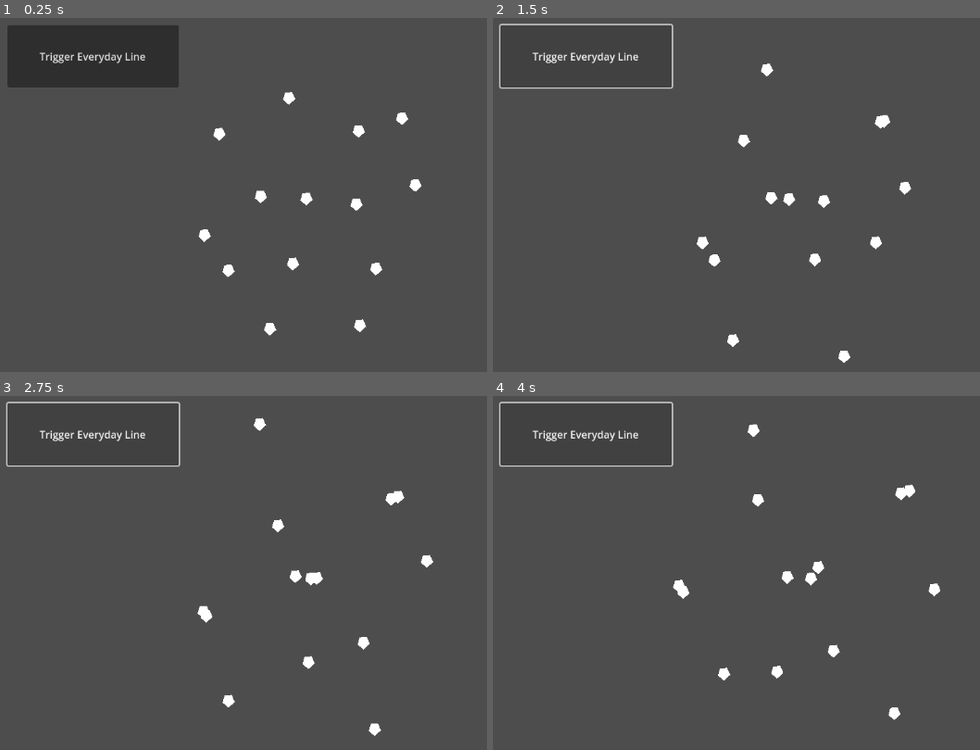
Above: before the commit, frames 1-4 (two rows, left to right).
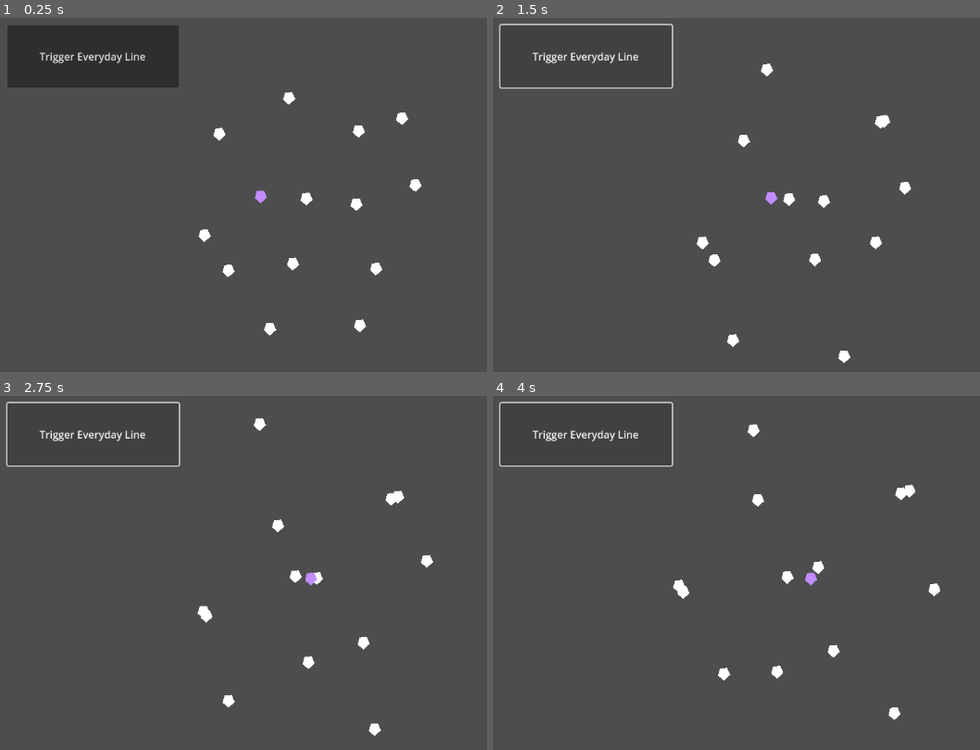
Above: after the commit, the same moments.

Repository: patator62180/Expelemalum
Game: Godot game, scene res://modules/world/world.tscn
Same seed, same stepped clock (60 frames per second), same inputs: the game is played once before the commit and once after it.
Inputs:
- Up to frame 1 (0.25 s): no input
- Up to frame 2 (1.5 s): click "Trigger Everyday Line" at 0.5 s; tap Enter at 1.25 s; hold Right (right) from 1.28 s (still down); tap Space (activate) at 1.35 s
- Up to frame 3 (2.75 s): release Right (right) at 2.03 s; hold Down (down) from 2.03 s (still down); tap Space (activate) at 2.1 s
- Up to frame 4 (4 s): release Down (down) at 2.78 s; hold Right (right) 2.78-3.53 s; tap Space (activate) at 2.85, 3.6 s; hold Up (up) from 3.53 s (still down)

The runs differ from the first frame. In frame 1, less than 0.1% of the frame differs, in the area x 52-55%, y 48-53%; in frame 2, less than 0.1%; in frame 3, less than 0.1%; in frame 4, less than 0.1%, in the area x 64-67%, y 49-54%.

Commit message:
curse control

Diff:
--- a/modules/curse/curse.gd
+++ b/modules/curse/curse.gd
@@ -1,12 +1,64 @@
+@tool
 extends Node2D
 
-# Called when the node enters the scene tree for the first time.
+@export_node_path("Node2D") var INITIALLY_CURSED_CHARACTER : NodePath
+var cursed_character : Node2D = null
+
+@export var JUMP_RANGE : float:
+	get:
+		return JUMP_RANGE
+	set(value):
+		JUMP_RANGE = value
+		if Engine.is_editor_hint():
+			$Area2DUp/CollisionPolygon2D.polygon = [Vector2.ZERO, Vector2(-JUMP_RANGE, -JUMP_RANGE), Vector2(JUMP_RANGE, -JUMP_RANGE)]
+			$Area2DDown/CollisionPolygon2D.polygon = [Vector2.ZERO, Vector2(JUMP_RANGE, JUMP_RANGE), Vector2(-JUMP_RANGE, JUMP_RANGE)]
+			$Area2DLeft/CollisionPolygon2D.polygon = [Vector2.ZERO, Vector2(-JUMP_RANGE, -JUMP_RANGE), Vector2(-JUMP_RANGE, JUMP_RANGE)]
+			$Area2DRight/CollisionPolygon2D.polygon = [Vector2.ZERO, Vector2(JUMP_RANGE, JUMP_RANGE), Vector2(JUMP_RANGE, -JUMP_RANGE)]
+
+# internal
+
+func _ready():
+	cursed_character = get_node(INITIALLY_CURSED_CHARACTER)
+
+func _process(delta : float):
+	if not Engine.is_editor_hint():
+		global_position = cursed_character.global_position
+
 func _input(event : InputEvent):
-	if event is InputEventJoypadMotion:
-		pass # TODO MANAGE JOYPAD
-	elif event is InputEventAction:
-			if event.pressed:
-				match event.action:
-					"up":
-						pass
-					"down":
+	if not Engine.is_editor_hint():
+		if event is InputEventJoypadMotion:
+			pass # TODO MANAGE JOYPAD
+		elif event is InputEventKey:
+				if not event.pressed:
+					var area_array : Array = []
+					if event.is_action("up"):
+						area_array = $Area2DUp.get_overlapping_areas().duplicate()
+						area_array.erase(cursed_character.get_node("Area2DBody"))
+					elif event.is_action("down"):
+						area_array = $Area2DDown.get_overlapping_areas().duplicate()
+						area_array.erase(cursed_character.get_node("Area2DBody"))
+					elif event.is_action("left"):
+						area_array = $Area2DLeft.get_overlapping_areas().duplicate()
+						area_array.erase(cursed_character.get_node("Area2DBody"))
+					elif event.is_action("right"):
+						area_array = $Area2DRight.get_overlapping_areas().duplicate()
+						area_array.erase(cursed_character.get_node("Area2DBody"))
+					elif event.is_action("activate"):
+						pass # TODO: OBVIOUSLY
+					# CHANGE CHARACTER IF NECESSARY
+					if area_array:
+						cursed_character = _get_closest_character(area_array)
+					else:
+						pass # TODO FEEDBACK IF CANCEL
+
+func _get_closest_character(area_array : Array) -> Node2D:
+	var closest_character : Node2D = null
+	var closest_character_distance : float = INF
+	for area in area_array:
+		var character : Node2D = area.get_parent()
+		if character != cursed_character:
+			var character_distance : float = (character.global_position - cursed_character.global_position).length()
+			if character_distance < closest_character_distance:
+				closest_character = character
+				closest_character_distance = character_distance
+	return closest_character
--- a/modules/curse/curse.tscn
+++ b/modules/curse/curse.tscn
@@ -4,7 +4,37 @@
 
 [node name="Curse" type="Node2D"]
 script = ExtResource("1_cbkdp")
+INITIALLY_CURSED_CHARACTER = null
+JUMP_RANGE = 70.0
 
 [node name="Polygon2D" type="Polygon2D" parent="."]
 color = Color(0.760784, 0.552941, 1, 1)
 polygon = PackedVector2Array(0, 11, -9, 3, -6, -8, 5, -9, 10, 2)
+
+[node name="Area2DUp" type="Area2D" parent="."]
+collision_layer = 0
+monitorable = false
+
+[node name="CollisionPolygon2D" type="CollisionPolygon2D" parent="Area2DUp"]
+polygon = PackedVector2Array(0, 0, -70, -70, 70, -70)
+
+[node name="Area2DDown" type="Area2D" parent="."]
+collision_layer = 0
+monitorable = false
+
+[node name="CollisionPolygon2D" type="CollisionPolygon2D" parent="Area2DDown"]
+polygon = PackedVector2Array(0, 0, 70, 70, -70, 70)
+
+[node name="Area2DLeft" type="Area2D" parent="."]
+collision_layer = 0
+monitorable = false
+
+[node name="CollisionPolygon2D" type="CollisionPolygon2D" parent="Area2DLeft"]
+polygon = PackedVector2Array(0, 0, -70, -70, -70, 70)
+
+[node name="Area2DRight" type="Area2D" parent="."]
+collision_layer = 0
+monitorable = false
+
+[node name="CollisionPolygon2D" type="CollisionPolygon2D" parent="Area2DRight"]
+polygon = PackedVector2Array(0, 0, 70, 70, 70, -70)
--- a/modules/world/world.tscn
+++ b/modules/world/world.tscn
@@ -1,6 +1,7 @@
-[gd_scene load_steps=8 format=3 uid="uid://utlxqfpsr0mb"]
+[gd_scene load_steps=9 format=3 uid="uid://utlxqfpsr0mb"]
 
 [ext_resource type="Script" path="res://modules/world/world.gd" id="1_cquyq"]
+[ext_resource type="PackedScene" uid="uid://ddhnviwyjohqm" path="res://modules/curse/curse.tscn" id="2_ghruk"]
 [ext_resource type="PackedScene" uid="uid://c5j8et7pdvlsu" path="res://modules/character/character.tscn" id="2_wpapm"]
 [ext_resource type="PackedScene" uid="uid://dlef87rcej5ca" path="res://modules/character/boundary.tscn" id="3_g23c7"]
 [ext_resource type="PackedScene" uid="uid://dq1n7aidps3bf" path="res://modules/narration/narration.tscn" id="4_4m0pc"]
@@ -55,6 +56,10 @@
 [node name="Character14" parent="." instance=ExtResource("2_wpapm")]
 position = Vector2(424, 429)
 
+[node name="Curse" parent="." instance=ExtResource("2_ghruk")]
+position = Vector2(530, 208)
+INITIALLY_CURSED_CHARACTER = NodePath("../Character")
+
 [node name="Boundary" parent="." instance=ExtResource("3_g23c7")]
 position = Vector2(548, 314)
 
